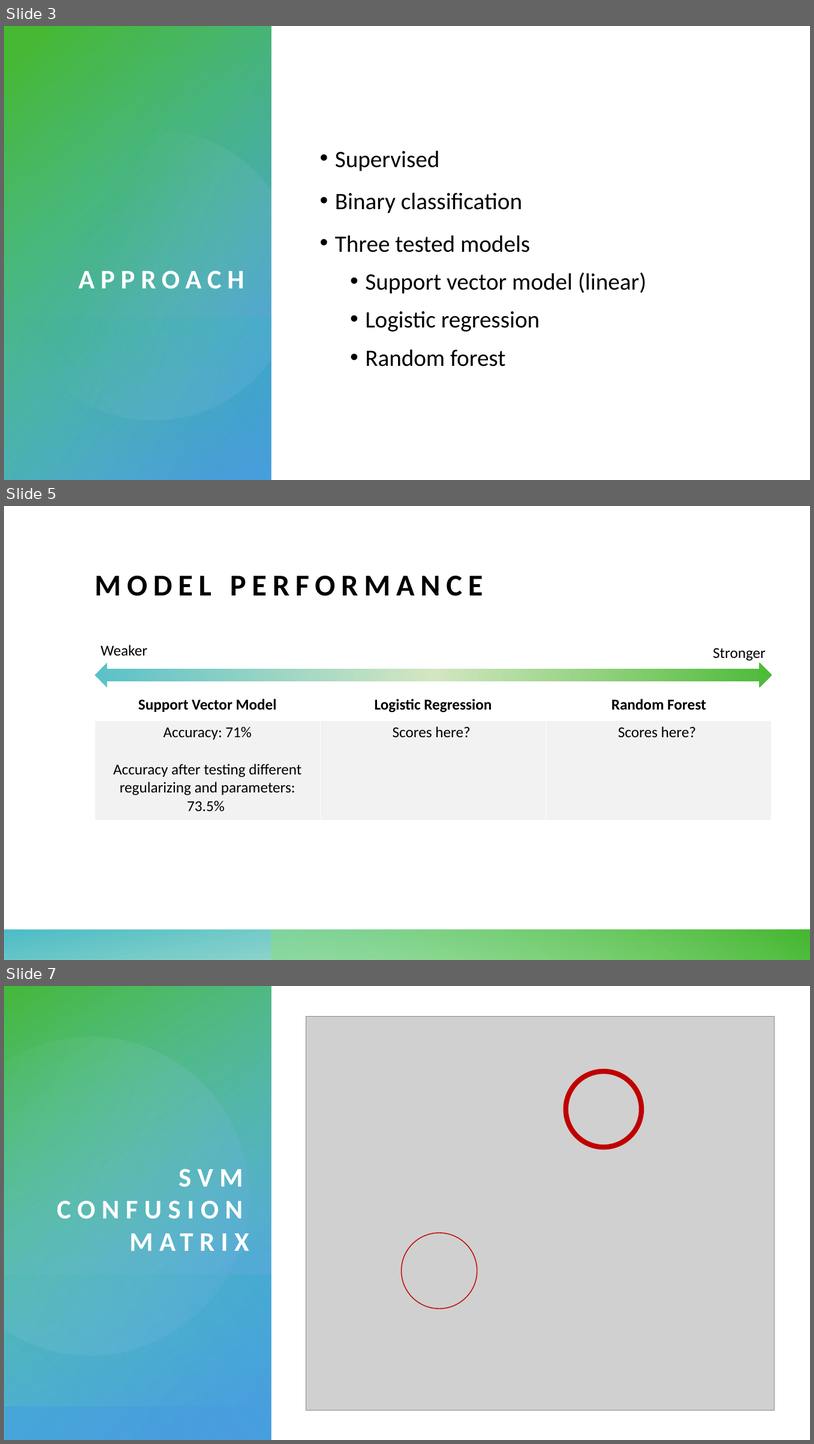
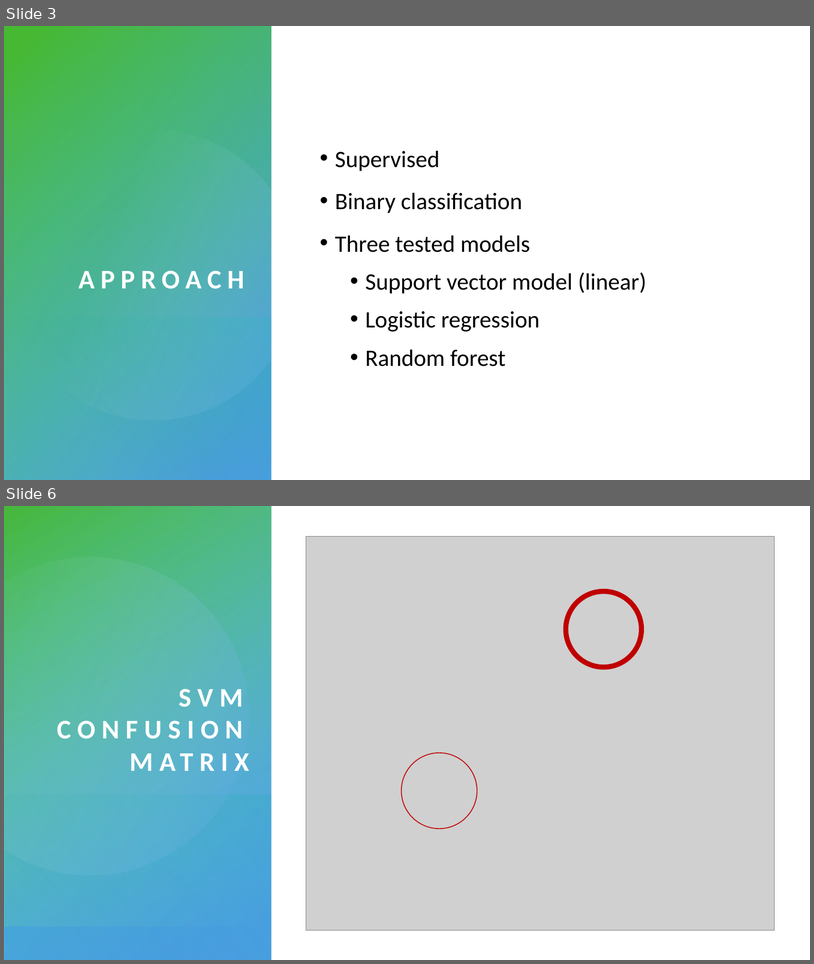
Before and after one commit to kirstenfischl/credit-classification, a slide deck: Final_Presentation.pptx. Shown one above the other, each under a label of ours: slides 3, 5 and 7 before the commit, slides 3 and 6 after it; the slides between them are not shown. The pictures are 814x1444 and 814x964 pixels, drawn with LibreOffice and Linux fonts; fonts in the diff are those of the drawing; grey boxes stand for pictures. Boxes give left, top, right and bottom in pixels: in the first picture for what was removed or moved away, otherwise in the second. Text is boxed around its words. In the diff, an @@ line names an element or a change of style, - is before the commit and + after.

```diff
--- a/Final_Presentation.pptx
+++ b/Final_Presentation.pptx
@@ slide 5 removed at bbox=[4, 506, 810, 960], background #FFFFFF; not listed: 2 template elements that a slide beside it also shows @@
@@ title removed at bbox=[95, 576, 483, 596] @@
-MODEL PERFORMANCE
@@ text removed at bbox=[101, 645, 147, 656] @@
-Weaker
@@ text removed at bbox=[713, 648, 766, 661] @@
-Stronger
@@ left right arrow removed at bbox=[95, 663, 772, 687] @@
@@ table removed at bbox=[95, 693, 771, 820], 2 rows, 3 columns @@
-Support Vector Model | Logistic Regression | Random Forest
-Accuracy: 71% / Accuracy after testing different regularizing and parameters: 73.5% | Scores here? | Scores here?
@@ what was slide 7 is now slide 6 @@
```
Also in this commit, not shown: 2 slides changed, 6 slides added, 2 other slides removed.
